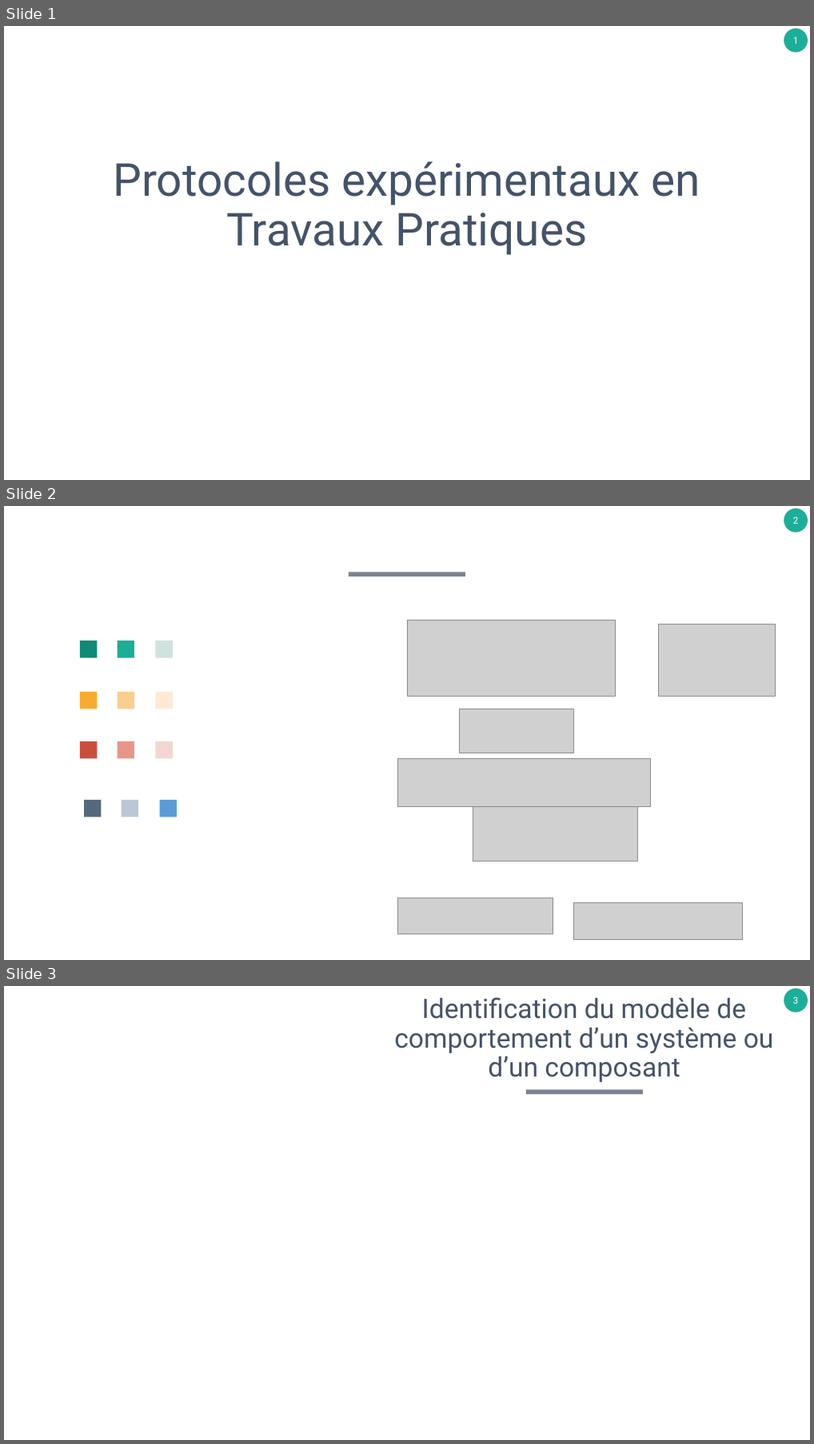
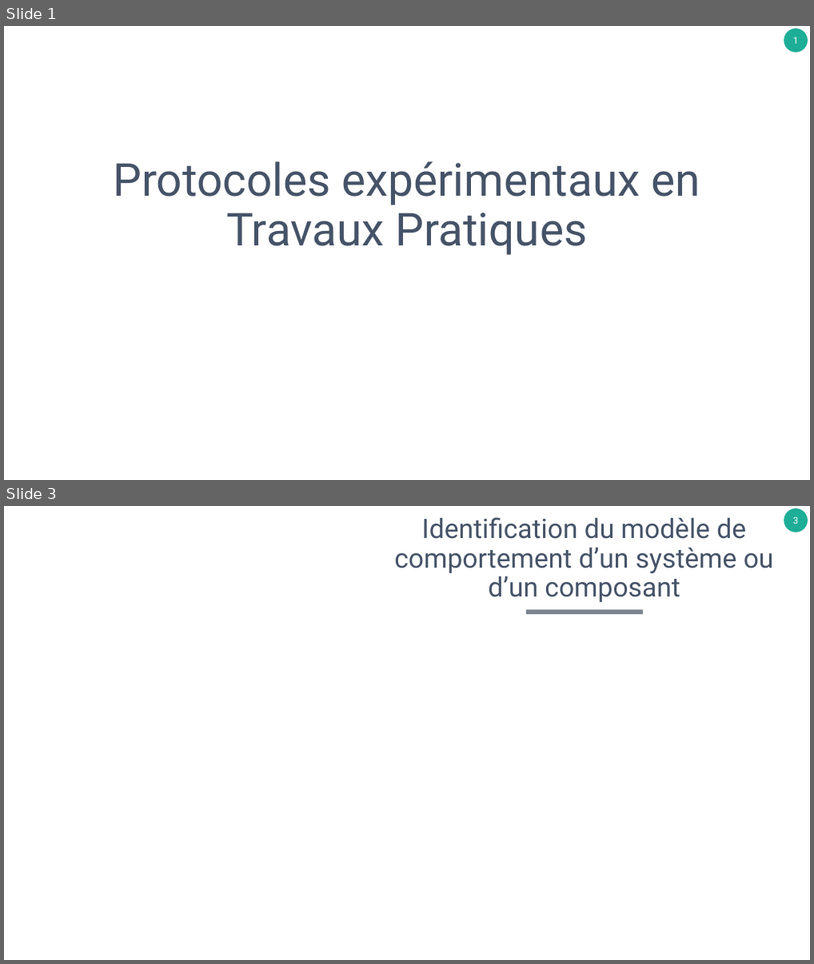
Before and after one commit to xpessoles/TP_Concours, a slide deck: B_Fiches_Protocoles/ProtocolesExpérimentaux.pptx. Shown one above the other, each under a label of ours: slides 1, 2 and 3 before the commit, slides 1 and 3 after it; the slides between them are not shown. The pictures are 814x1444 and 814x964 pixels, drawn with LibreOffice and Linux fonts; fonts in the diff are those of the drawing; grey boxes stand for pictures. Boxes give left, top, right and bottom in pixels: in the first picture for what was removed or moved away, otherwise in the second. Text is boxed around its words. In the diff, an @@ line names an element or a change of style, - is before the commit and + after.

```diff
--- a/B_Fiches_Protocoles/ProtocolesExpérimentaux.pptx
+++ b/B_Fiches_Protocoles/ProtocolesExpérimentaux.pptx
@@ slide 2 removed at (4, 506, 810, 960), background #FFFFFF; not listed: 1 template element that a slide beside it also shows @@
@@ rectangle removed at (349, 572, 466, 576) @@
@@ picture removed at (407, 620, 616, 696) @@
@@ picture removed at (658, 624, 776, 696) @@
@@ rectangle removed at (80, 641, 97, 658) @@
@@ rectangle removed at (117, 641, 134, 658) @@
@@ rectangle removed at (155, 641, 172, 658) @@
@@ rectangle removed at (80, 692, 97, 708) @@
@@ rectangle removed at (117, 692, 134, 708) @@
@@ rectangle removed at (155, 692, 172, 708) @@
@@ picture removed at (460, 708, 574, 753) @@
@@ rectangle removed at (80, 741, 97, 758) @@
@@ rectangle removed at (117, 741, 134, 758) @@
@@ rectangle removed at (155, 741, 172, 758) @@
@@ picture removed at (398, 758, 650, 806) @@
@@ rectangle removed at (84, 800, 101, 816) @@
@@ rectangle removed at (122, 800, 138, 816) @@
@@ rectangle removed at (159, 800, 177, 816) @@
@@ picture removed at (474, 806, 638, 860) @@
@@ picture removed at (398, 898, 554, 934) @@
@@ picture removed at (574, 902, 743, 939) @@
```
Also in this commit, not shown: 1 slide added.
